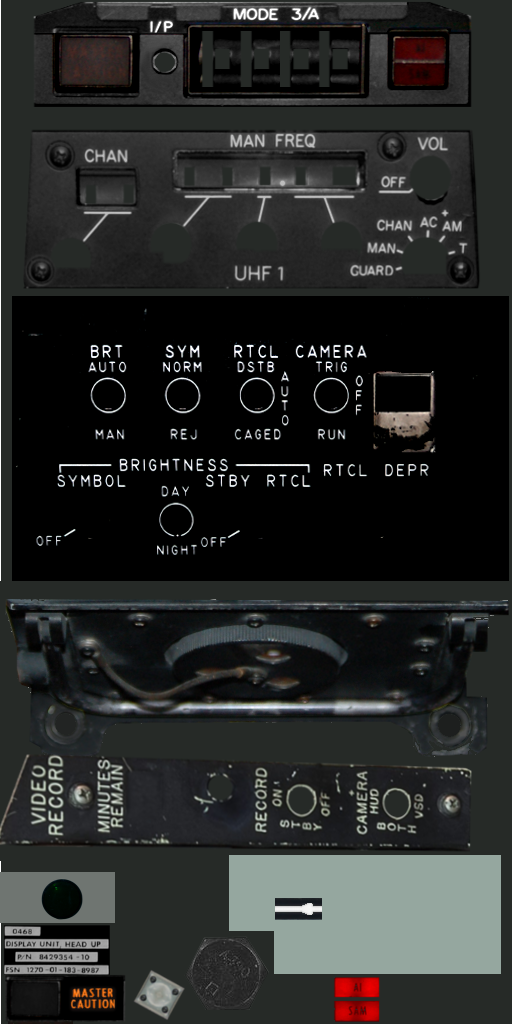
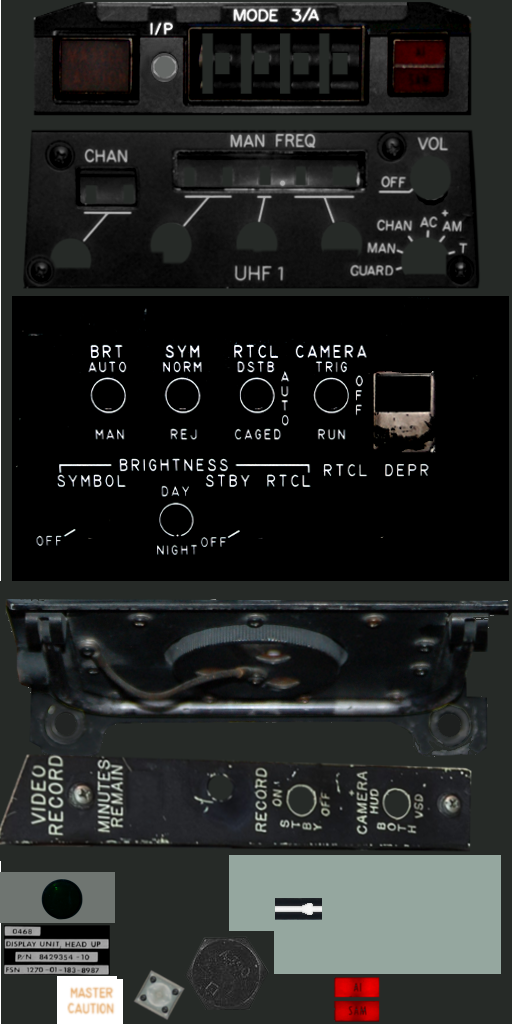
Revision of a layered 512×1024 image; what changed, layer by layer:
added layer "Pasted Layer #20" above "master caution -new 1" over (67, 985, 116, 1016)
renamed "Pasted Layer #18" to "MASTER CAUTION 1", hid it over (68, 985, 117, 1013)
hid "caution-button", painted on it over (5, 974, 126, 1022)
hid "master caution", painted on it over (8, 979, 73, 1024)
hid "Layer #2" over (8, 979, 73, 1024)
added layer "mode-panel copy" (29%) above "mode-panel" over (33, 1, 472, 116)
painted on "mode-panel" over (33, 1, 472, 116)
painted on "freq" over (23, 129, 478, 289)
painted on "Layer" over (57, 976, 123, 1024)
